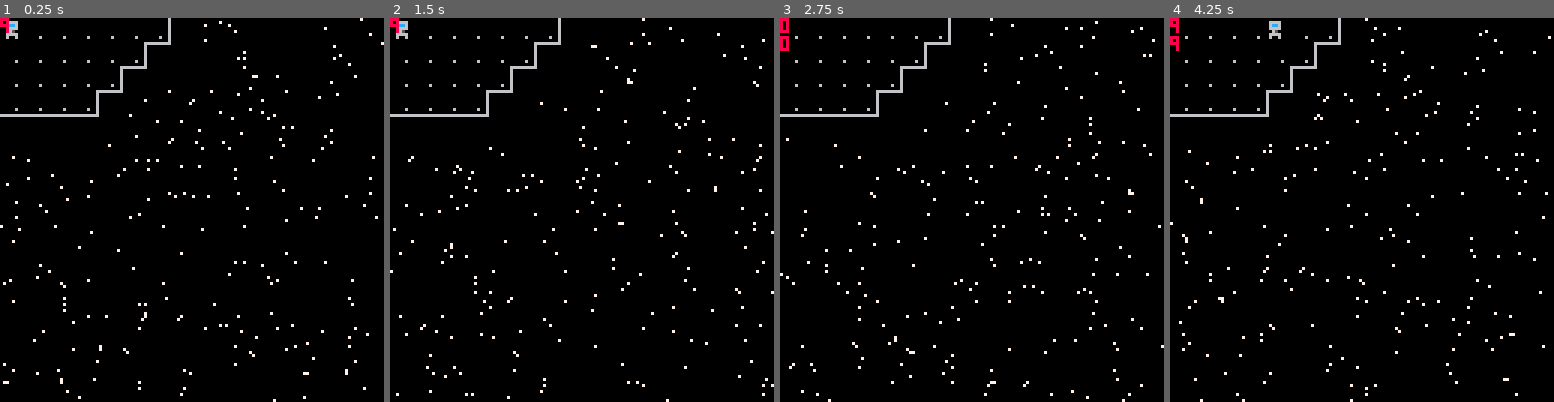
Above: before the commit, frames 1-4 (left to right).
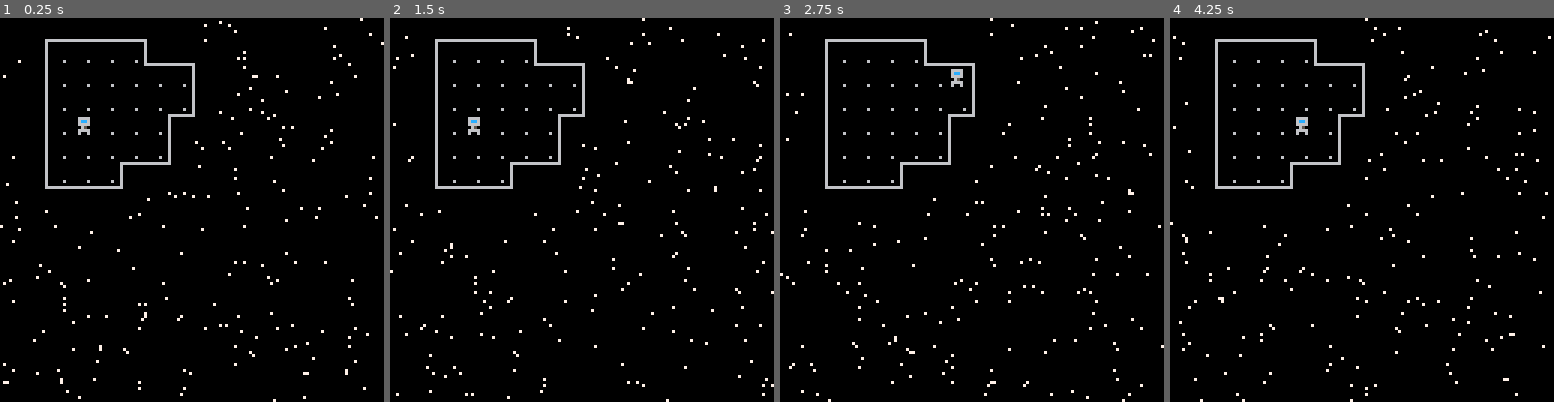
Above: after the commit, the same moments.

Repository: camerondugan/Pico8-Cartridges
Game: PICO-8 cartridge mygames/space.p8
The game is run twice, just before and just after one commit, with the same random seed, the same clock (stepped at 60 frames per second) and the same inputs.
Inputs:
- Up to frame 1 (0.25 s): no input
- Up to frame 2 (1.5 s): no input
- Up to frame 3 (2.75 s): hold Right 1.6-2.1 s; hold Up 2.15-2.42 s; hold Right from 2.47 s (still down)
- Up to frame 4 (4.25 s): release Right at 3.03 s; hold Left 3.08-3.58 s; hold Down 3.63-3.97 s; hold Right from 4.02 s (still down)

The runs differ from the first frame. In frame 1, 2.3% of the frame differs, in the area x 0-56%, y 0-50%; in frame 2, 2.3%; in frame 3, 2.3%; in frame 4, 2.4%, in the area x 0-57%, y 0-50%.

Commit message:
player is placed by the map

Diff:
--- a/mygames/space.p8
+++ b/mygames/space.p8
@@ -29,6 +29,8 @@
 	poke(0x5f5d, input_delay)
 	--disable black transparency
 	palt(0,false)
+
+	get_player_start()
 end
 
 function _draw()
@@ -63,6 +65,18 @@
 	end
 end
 
+function get_player_start()
+	for i=0,16 do
+		for k=0,16 do
+			if (mget(i,k)==1) then
+				mset(i,k,9)
+				px=i*8
+				py=k*8
+			end
+		end
+	end
+end
+
 function update_player()
 	if (#input_buffer>0 and
 					not collide(x,y)) then
@@ -77,7 +91,7 @@
 	if (not collide(x,y)) then
 		p_move(x,y)
 		--update player sprite offset
-		o=slerp_movement(x,y,pdx,pdy)
+		o=slerp_movement(x,y,pdx,pdy,input_delay)
 		pxo=o.x
 		pyo=o.y
 	end
@@ -113,18 +127,17 @@
 
 function collide(x,y)
 	--if upcoming has solid flag
-	add(debug_vars,mget(px/8+x,py/8+y))
 	return fget(mget(px/8+x,py/8+y),0)
 end
 
 --generate offset
-function slerp_movement(x,y,dx,dy)
+function slerp_movement(x,y,dx,dy,dur)
 	local xo,yo = 0,0
 	if (not p_can_move) then
 		local dt = t()-p_move_started
-		xo=-dx*8+8*input_delay*dt*dx
-		yo=-dy*8+8*input_delay*dt*dy
-		if (dt > 1/input_delay) then
+		xo=-dx*8+8*dur*dt*dx
+		yo=-dy*8+8*dur*dt*dy
+		if (dt > 1/dur) then
 			p_can_move=true
 			xo=0
 			yo=0
@@ -206,21 +219,26 @@
 00700700006666000066660000666500005665000055650000555500005555000055550000000000000000006000000000000000000000060000000000000000
 00000000006006000060060000600500006005000050050000500500005005000050050000000600000000006000000000000000000000060000000000000000
 00000000000000000000000000000000000000000000000000000000000000000000000000000000666666666000000000000000000000060000000000000000
-00000000006666000056660000566600005655000056550000565500005655000055550000000000000000006666666600000000000000000000000000000000
-00000000006cc600005cc600005cc600005cc600005cc600005cc600005cc5000058850000000000000000006000000000000000000000000000000000000000
-00000000006666000066660000666600006666000065650000556500005555000055550000000000000000006000000000000000000000000000000000000000
-00000000000650000006600000065000000650000005500000055000000550000005500000000000000000006000000000000000000000000000000000000000
-00000000000650000006500000065000000650000006500000055000000550000005500000000000000000006000000000000000000000000000000000000000
-00000000006666000066660000666500005665000055650000555500005555000055550000000000000000006000000000000000000000000000000000000000
-00000000006006000060060000600500006005000050050000500500005005000050050000000000000000006000000000000000000000000000000000000000
-00000000000000000000000000000000000000000000000000000000000000000000000000000006600000006000000000000000000000000000000000000000
-00000000000000000000000000000000000000000000000000000000000000000000000000000000600000000000000000000000000000000000000000000000
+00000000006666000056660000566600005655000056550000565500005655000055550000000000000000006666666660000000000000000000000000000000
+00000000006cc600005cc600005cc600005cc600005cc600005cc600005cc5000058850000000000000000006000000060000000000000000000000000000000
+00000000006666000066660000666600006666000065650000556500005555000055550000000000000000006000000060000000000000000000000000000000
+00000000000650000006600000065000000650000005500000055000000550000005500000000000000000006000000060000000000000000000000000000000
+00000000000650000006500000065000000650000006500000055000000550000005500000000000000000006000000060000000000000000000000000000000
+00000000006666000066660000666500005665000055650000555500005555000055550000000000000000006000000060000000000000000000000000000000
+00000000006006000060060000600500006005000050050000500500005005000050050000000000000000006000000060000000000000000000000000000000
+00000000000000000000000000000000000000000000000000000000000000000000000000000006600000006000000066666666000000000000000000000000
+00000000000000000000000000000000000000000000000000000000000000000000000000000006600000000000000000000000000000000000000000000000
 __gff__
-0000000000000000000001010101000000000000000000000001010100000000000000000000000000000000000000000000000000000000000000000000000000000000000000000000000000000000000000000000000000000000000000000000000000000000000000000000000000000000000000000000000000000000
+0000000000000000000001010101000000000000000000000001010101000000000000000000000000010100000000000000000000000000000000000000000000000000000000000000000000000000000000000000000000000000000000000000000000000000000000000000000000000000000000000000000000000000
 0000000000000000000000000000000000000000000000000000000000000000000000000000000000000000000000000000000000000000000000000000000000000000000000000000000000000000000000000000000000000000000000000000000000000000000000000000000000000000000000000000000000000000
 __map__
-090909090909090b000000000000000000000000000000000000000000000000000000000000000000000000000000000000000000000000000000000000000000000000000000000000000000000000000000000000000000000000000000000000000000000000000000000000000000000000000000000000000000000000
-0909090909091b2a000000000000000000000000000000000000000000000000000000000000000000000000000000000000000000000000000000000000000000000000000000000000000000000000000000000000000000000000000000000000000000000000000000000000000000000000000000000000000000000000
-09090909091b2a00000000000000000000000000000000000000000000000000000000000000000000000000000000000000000000000000000000000000000000000000000000000000000000000000000000000000000000000000000000000000000000000000000000000000000000000000000000000000000000000000
-090909091b2a0000000000000000000000000000000000000000000000000000000000000000000000000000000000000000000000000000000000000000000000000000000000000000000000000000000000000000000000000000000000000000000000000000000000000000000000000000000000000000000000000000
-0c0c0c0c2a000000000000000000000000000000000000000000000000000000000000000000000000000000000000000000000000000000000000000000000000000000000000000000000000000000000000000000000000000000000000000000000000000000000000000000000000000000000000000000000000000000
+00190a0a0a0a1a00000000000000000000000000000000000000000000000000000000000000000000000000000000000000000000000000000000000000000000000000000000000000000000000000000000000000000000000000000000000000000000000000000000000000000000000000000000000000000000000000
+000d090909091c0a1a0000000000000000000000000000000000000000000000000000000000000000000000000000000000000000000000000000000000000000000000000000000000000000000000000000000000000000000000000000000000000000000000000000000000000000000000000000000000000000000000
+000d0909090909090b0000000000000000000000000000000000000000000000000000000000000000000000000000000000000000000000000000000000000000000000000000000000000000000000000000000000000000000000000000000000000000000000000000000000000000000000000000000000000000000000
+000d0909090909090b0000000000000000000000000000000000000000000000000000000000000000000000000000000000000000000000000000000000000000000000000000000000000000000000000000000000000000000000000000000000000000000000000000000000000000000000000000000000000000000000
+000d09010909091b2a0000000000000000000000000000000000000000000000000000000000000000000000000000000000000000000000000000000000000000000000000000000000000000000000000000000000000000000000000000000000000000000000000000000000000000000000000000000000000000000000
+000d09090909090b000000000000000000000000000000000000000000000000000000000000000000000000000000000000000000000000000000000000000000000000000000000000000000000000000000000000000000000000000000000000000000000000000000000000000000000000000000000000000000000000
+000d0909091b0c2a000000000000000000000000000000000000000000000000000000000000000000000000000000000000000000000000000000000000000000000000000000000000000000000000000000000000000000000000000000000000000000000000000000000000000000000000000000000000000000000000
+00290c0c0c2a0000000000000000000000000000000000000000000000000000000000000000000000000000000000000000000000000000000000000000000000000000000000000000000000000000000000000000000000000000000000000000000000000000000000000000000000000000000000000000000000000000
+
+
Not shown, changed: the sound effects (__sfx__) section of mygames/space.p8
